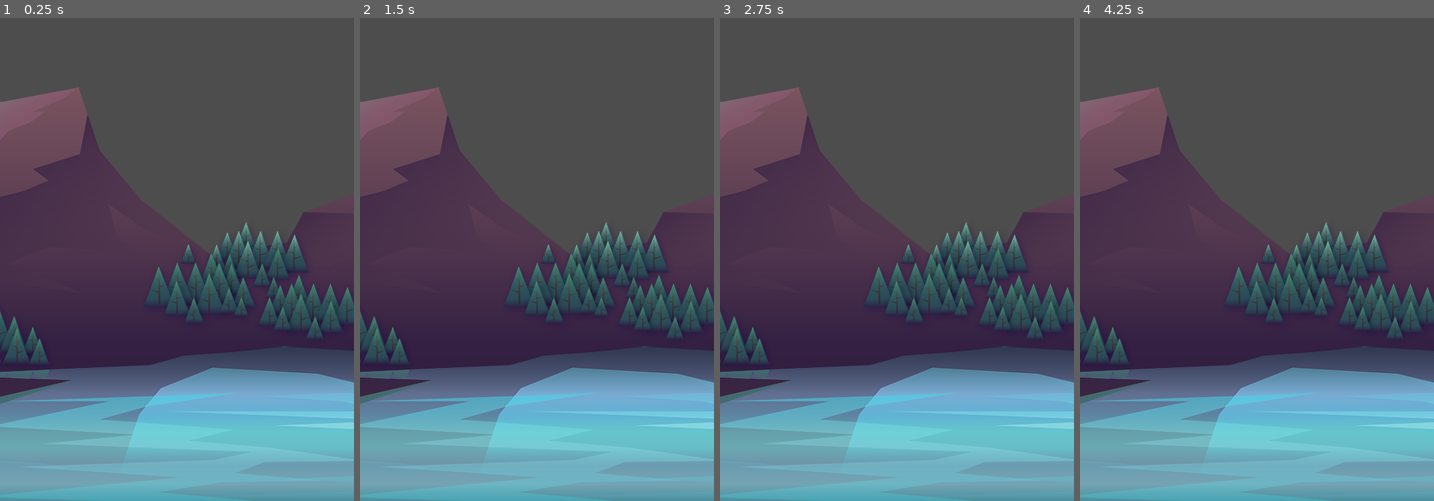
Above: before the commit, frames 1-4 (left to right).
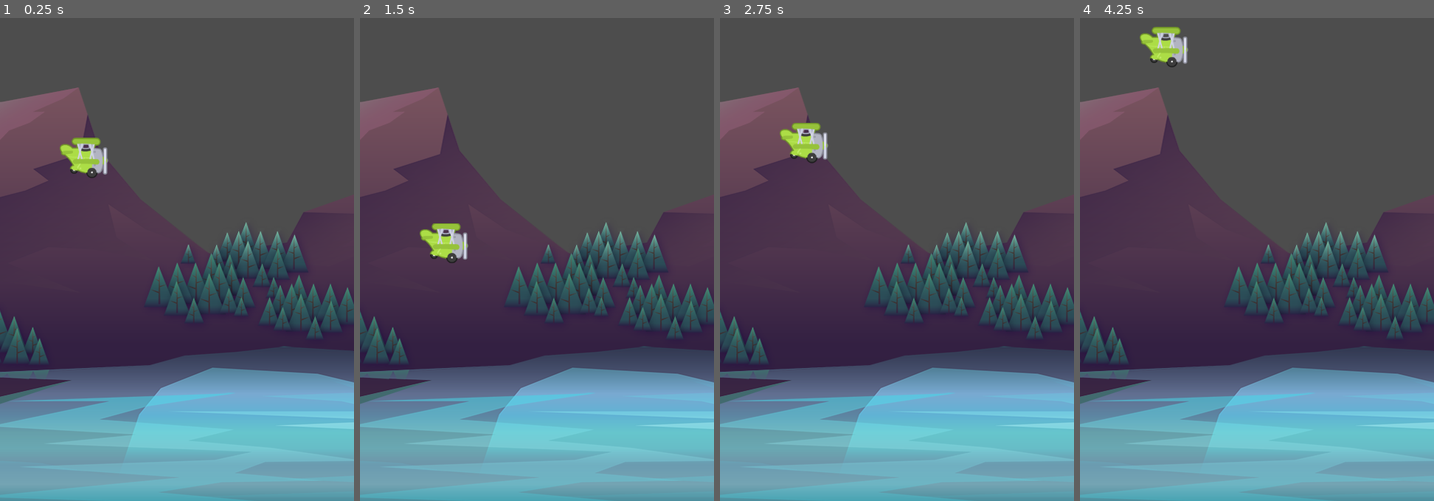
Above: after the commit, the same moments.

Repository: mesegr/Tappy_Plane
Game: Godot game, scene res://Scenes/Game.tscn
Same seed, same stepped clock (60 frames per second), same inputs: the game is played once before the commit and once after it. Before the commit the project has no main scene; this scene is started directly in both runs.
Inputs:
- Up to frame 1 (0.25 s): no input
- Up to frame 2 (1.5 s): hold Space (jump, bound only after the commit) 0.53-1.28 s; tap Space (jump, bound only after the commit) at 1.35 s
- Up to frame 3 (2.75 s): tap Space (jump, bound only after the commit) at 1.52, 1.82 s; hold Space (jump, bound only after the commit) from 2.03 s (still down)
- Up to frame 4 (4.25 s): release Space (jump, bound only after the commit) at 2.78 s; tap Space (jump, bound only after the commit) at 2.85, 3.02, 3.32 s; hold Space (jump, bound only after the commit) from 3.53 s (still down)

The runs differ from the first frame. In frame 1, 0.8% of the frame differs, in the area x 16-31%, y 24-34%; in frame 2, 0.7%; in frame 3, 0.8%; in frame 4, 0.7%.

Commit message:
feat: plane gravity and can jump

Diff:
--- /dev/null
+++ b/Assets/plane/Plane.gd
@@ -0,0 +1,21 @@
+extends CharacterBody2D
+
+var _gravity: float = ProjectSettings.get('physics/2d/default_gravity')
+var _jumped: bool = false
+
+const JumpPower: float = -350
+
+func _unhandled_input(event: InputEvent) -> void:
+	if event.is_action_pressed('jump'):
+		_jumped = true
+
+# Called every frame. 'delta' is the elapsed time since the previous frame.
+func _physics_process(delta: float) -> void:
+
+	velocity.y += _gravity * delta
+
+	if _jumped:
+		velocity.y = JumpPower
+		_jumped = false
+
+	move_and_slide()
--- a/Scenes/Game.tscn
+++ b/Scenes/Game.tscn
@@ -1,9 +1,13 @@
-[gd_scene load_steps=2 format=3 uid="uid://d1m8h47a5linp"]
+[gd_scene load_steps=3 format=3 uid="uid://d1m8h47a5linp"]
 
 [ext_resource type="Texture2D" uid="uid://bgq3wd2xryovg" path="res://Assets/background/rocks_2.png" id="1_iukft"]
+[ext_resource type="PackedScene" uid="uid://cmfhac8wxebpo" path="res://Scenes/Plane.tscn" id="2_gl6un"]
 
 [node name="Game" type="Node"]
 
 [node name="Rocks2" type="Sprite2D" parent="."]
 position = Vector2(128, 122)
 texture = ExtResource("1_iukft")
+
+[node name="Tappy" parent="." instance=ExtResource("2_gl6un")]
+position = Vector2(114, 157)
--- a/Scenes/Plane.tscn
+++ b/Scenes/Plane.tscn
@@ -1,5 +1,6 @@
-[gd_scene load_steps=6 format=3 uid="uid://cmfhac8wxebpo"]
+[gd_scene load_steps=8 format=3 uid="uid://cmfhac8wxebpo"]
 
+[ext_resource type="Script" uid="uid://bjmbjbfc4ceu7" path="res://Assets/plane/Plane.gd" id="1_ng7lx"]
 [ext_resource type="Texture2D" uid="uid://dkscwo8t71kel" path="res://Assets/plane/planes_sheet.png" id="1_re6bh"]
 
 [sub_resource type="AtlasTexture" id="AtlasTexture_ng7lx"]
@@ -27,14 +28,21 @@
 "texture": SubResource("AtlasTexture_gxf6s")
 }],
 "loop": true,
-"name": &"default",
+"name": &"TappyFlyAnim",
 "speed": 10.0
 }]
 
+[sub_resource type="RectangleShape2D" id="RectangleShape2D_re6bh"]
+size = Vector2(56, 42)
+
 [node name="Tappy" type="CharacterBody2D"]
+script = ExtResource("1_ng7lx")
+
+[node name="TappySprite" type="AnimatedSprite2D" parent="."]
+scale = Vector2(0.75, 0.75)
+sprite_frames = SubResource("SpriteFrames_l8cbw")
+animation = &"TappyFlyAnim"
+frame_progress = 0.7663485
 
 [node name="TappyMainCollision" type="CollisionShape2D" parent="."]
-
-[node name="TappySprite" type="AnimatedSprite2D" parent="."]
-sprite_frames = SubResource("SpriteFrames_l8cbw")
-frame_progress = 0.48456132
+shape = SubResource("RectangleShape2D_re6bh")
--- a/project.godot
+++ b/project.godot
@@ -11,6 +11,7 @@
 [application]
 
 config/name="TappyPlane"
+run/main_scene="uid://d1m8h47a5linp"
 config/features=PackedStringArray("4.5", "Mobile")
 config/icon="res://icon.svg"
 
@@ -20,6 +21,14 @@
 window/size/viewport_height=654
 window/stretch/mode="canvas_items"
 
+[input]
+
+jump={
+"deadzone": 0.2,
+"events": [Object(InputEventKey,"resource_local_to_scene":false,"resource_name":"","device":-1,"window_id":0,"alt_pressed":false,"shift_pressed":false,"ctrl_pressed":false,"meta_pressed":false,"pressed":false,"keycode":0,"physical_keycode":32,"key_label":0,"unicode":32,"location":0,"echo":false,"script":null)
+]
+}
+
 [rendering]
 
 renderer/rendering_method="mobile"
Not shown, added: Assets/plane/Plane.gd.uid
